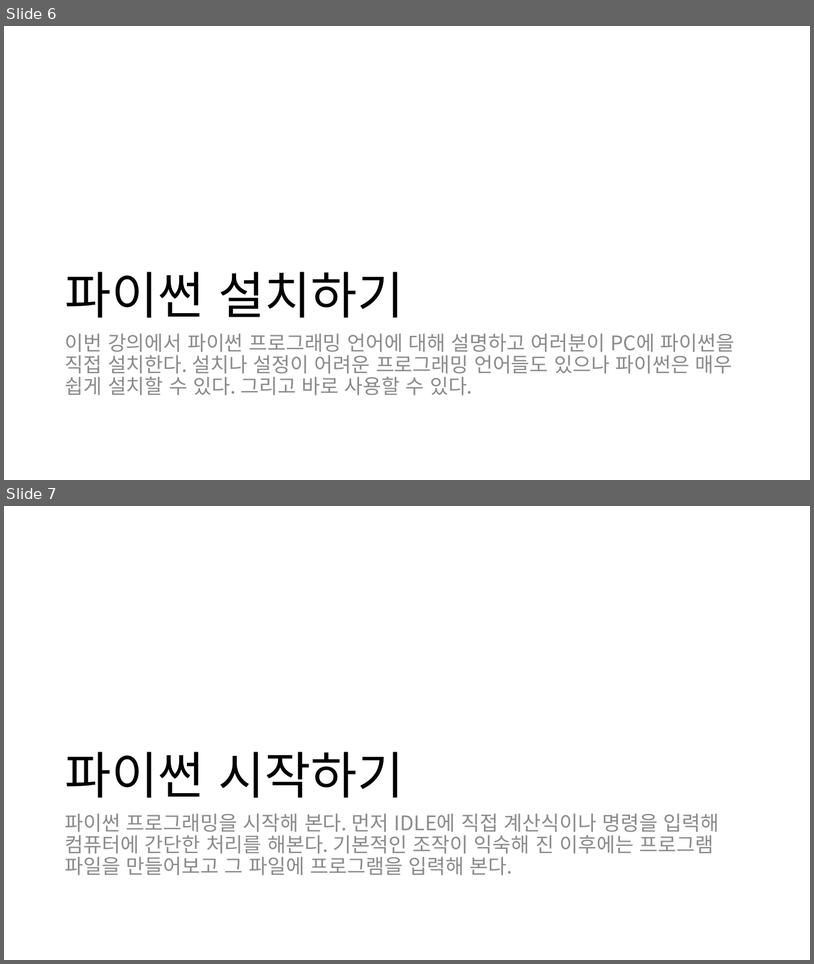
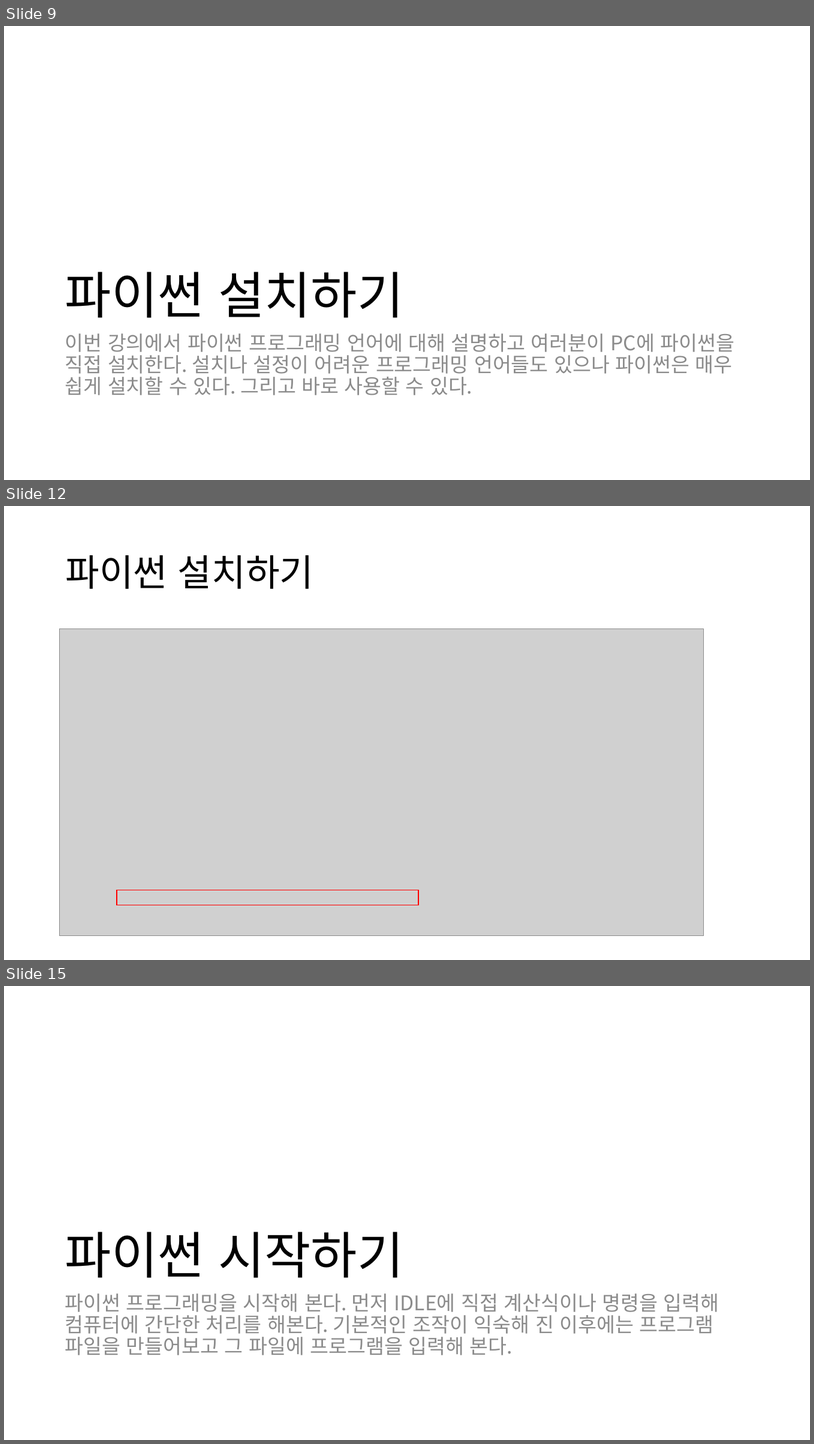
Before and after one commit to EastupGame/PythonGameDev, a slide deck: 게임개발기초과정 파이썬.pptx. Shown one above the other, each under a label of ours: slides 6 and 7 before the commit, slides 9, 12 and 15 after it; the slides between them are not shown. The pictures are 814x964 and 814x1444 pixels, drawn with LibreOffice and Linux fonts; fonts in the diff are those of the drawing; grey boxes stand for pictures. Boxes give left, top, right and bottom in pixels: in the first picture for what was removed or moved away, otherwise in the second. Text is boxed around its words. In the diff, an @@ line names an element or a change of style, - is before the commit and + after.

```diff
--- a/게임개발기초과정 파이썬.pptx
+++ b/게임개발기초과정 파이썬.pptx
@@ slide 12 added at bbox=[4, 506, 810, 960], background #FFFFFF @@
@@ title added at bbox=[65, 555, 314, 589], 44 pt, text #000000 @@
+파이썬 설치하기
@@ picture added at bbox=[60, 628, 705, 936] @@
@@ rectangle added at bbox=[117, 890, 419, 905], outline #FF0000 1 pt @@
@@ what was slide 6 is now slide 9 @@
@@ what was slide 7 is now slide 15 @@
```
Also in this commit, not shown: 1 slide changed, 11 other slides added.
